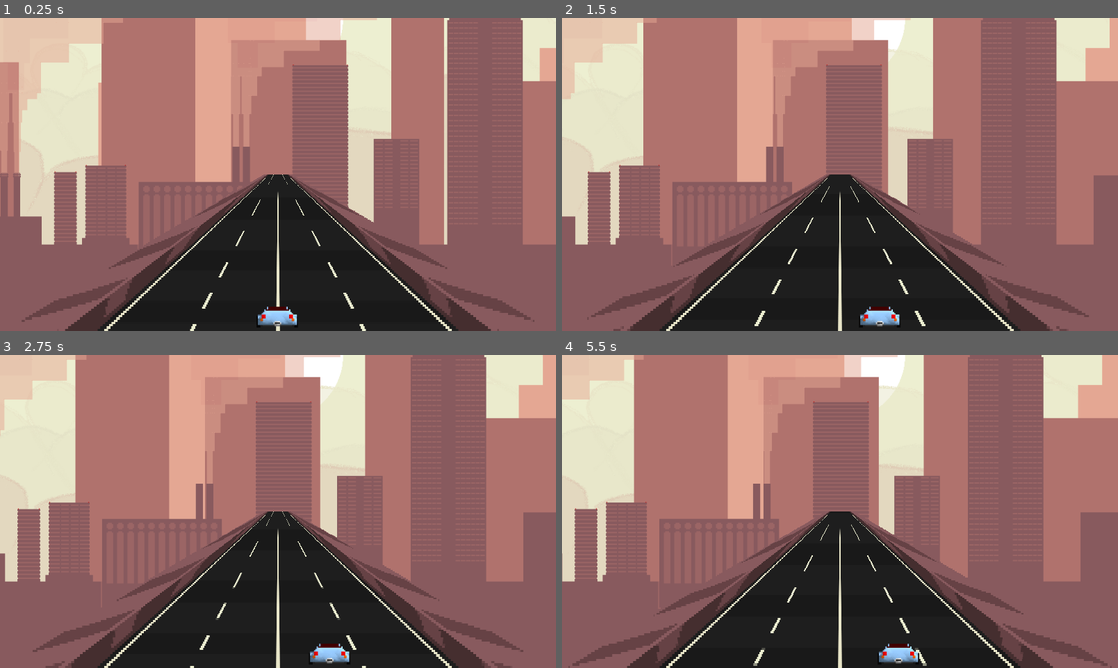
Above: before the commit, frames 1-4 (two rows, left to right).
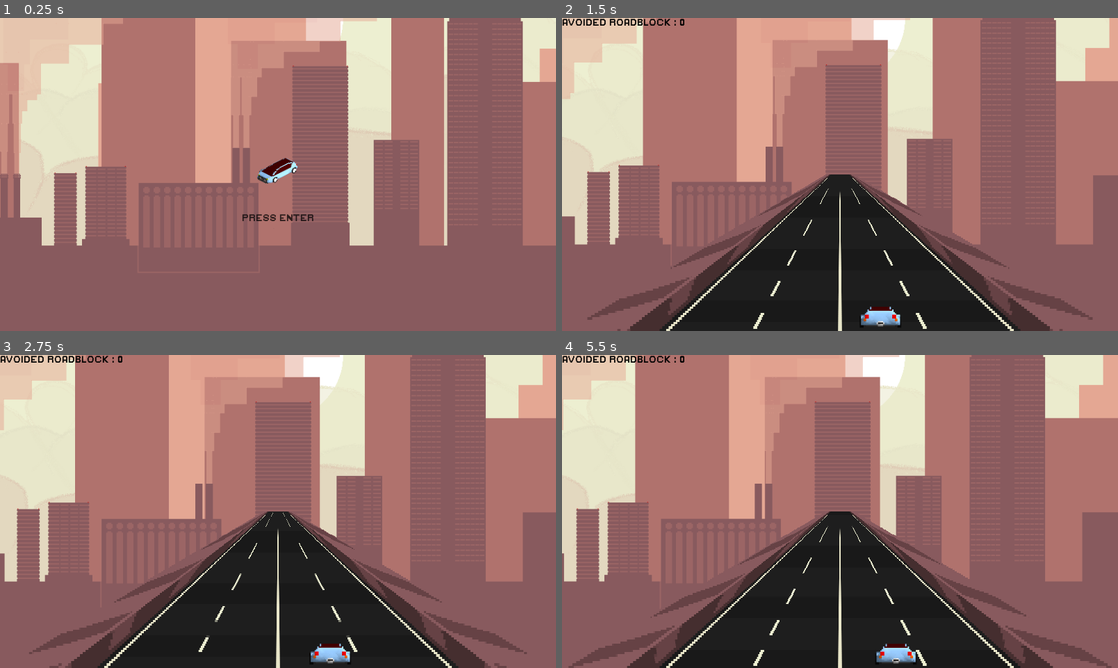
Above: after the commit, the same moments.

Repository: nealith/FreeCar
Game: Godot game, scene res://main.tscn
Same seed, same stepped clock (60 frames per second), same inputs: the game is played once before the commit and once after it.
Inputs:
- Up to frame 1 (0.25 s): no input
- Up to frame 2 (1.5 s): tap Enter (ui_accept) at 0.5, 1.35 s; hold Right (ui_right) 0.53-1.28 s; hold Enter (ui_accept) 0.53-1.28 s; hold Left (ui_left) from 1.28 s (still down)
- Up to frame 3 (2.75 s): tap Enter (ui_accept) at 1.52, 1.82 s; release Left (ui_left) at 2.03 s; hold Right (ui_right) from 2.03 s (still down); hold Enter (ui_accept) from 2.03 s (still down)
- Up to frame 4 (5.5 s): release Enter (ui_accept) at 2.78 s; tap Enter (ui_accept) at 2.85, 3.02, 3.32, 4.35, 4.52, 4.82 s; release Right (ui_right) at 3.53 s; hold Enter (ui_accept) 3.53-4.28 s; hold Left (ui_left) from 3.53 s (still down); hold Enter (ui_accept) from 5.03 s (still down)

The runs differ from the first frame. In frame 1, 23% of the frame differs, in the area x 0-100%, y 0-100%; in frame 2, 1.6%; in frame 3, 1.5%; in frame 4, 3.2%.

Commit message:
last thing for a first version

Diff:
--- /dev/null
+++ b/car/AnimatedSprite.gd
@@ -0,0 +1,13 @@
+extends AnimatedSprite
+
+# Declare member variables here. Examples:
+# var a = 2
+# var b = "text"
+
+# Called when the node enters the scene tree for the first time.
+func _ready():
+	play()
+
+# Called every frame. 'delta' is the elapsed time since the previous frame.
+#func _process(delta):
+#	pass
--- /dev/null
+++ b/car/assets/car_gif/slices.json
@@ -0,0 +1 @@
+{"slices":16,"frames":1,"width":78,"height":57}
--- /dev/null
+++ b/car/assets/car_gif/spritesheet.json
@@ -0,0 +1 @@
+{"width":78,"height":58,"frames":1,"angles":32,"rows":32,"cols":1}
--- /dev/null
+++ b/car/assets/car_gif/spritesheet_optimized.json
@@ -0,0 +1 @@
+{"width":78,"height":58,"frames":1,"angles":32,"rows":32,"cols":1,"regions":[2,2,34,39,36,2,43,39,79,2,51,40,130,2,58,40,188,2,64,39,252,2,68,36,320,2,70,34,390,2,69,30,2,42,66,28,68,42,69,32,137,42,70,35,207,42,68,38,275,42,64,41,339,42,58,43,397,42,51,45,448,42,43,45,2,87,34,43,36,87,43,45,79,87,51,45,130,87,58,43,188,87,64,41,252,87,68,38,320,87,70,35,390,87,69,32,2,132,66,28,68,132,69,30,137,132,70,34,207,132,68,36,275,132,64,39,339,132,58,40,397,132,51,40,448,132,43,39],"trims":[21,6,16,6,12,5,8,5,5,6,3,8,2,9,3,11,5,11,3,9,2,7,3,5,5,4,8,3,12,2,16,2,21,3,17,2,13,2,10,3,7,4,5,5,4,7,4,9,5,11,4,11,4,9,5,8,7,6,10,5,13,5,17,6]}
--- /dev/null
+++ b/car/car_introduction.gd
@@ -0,0 +1,20 @@
+extends Node2D
+
+# Declare member variables here. Examples:
+# var a = 2
+# var b = "text"
+
+func set_game_over(visible):
+	get_node("game_over").visible = visible
+
+# Called when the node enters the scene tree for the first time.
+func _ready():
+	get_node("press_enter/AnimationPlayer").play("Alpha")
+
+# Called every frame. 'delta' is the elapsed time since the previous frame.
+#func _process(delta):
+#	pass
+
+
+func _on_AnimationPlayer_animation_finished(anim_name):
+	get_node("press_enter/AnimationPlayer").play("Alpha")
--- /dev/null
+++ b/car/car_introduction.tscn
@@ -0,0 +1,116 @@
+[gd_scene load_steps=39 format=2]
+
+[ext_resource path="res://car/car_introduction.gd" type="Script" id=1]
+[ext_resource path="res://car/assets/car_gif/frame-00.png" type="Texture" id=2]
+[ext_resource path="res://car/assets/car_gif/frame-01.png" type="Texture" id=3]
+[ext_resource path="res://car/assets/car_gif/frame-02.png" type="Texture" id=4]
+[ext_resource path="res://car/assets/car_gif/frame-03.png" type="Texture" id=5]
+[ext_resource path="res://car/assets/car_gif/frame-04.png" type="Texture" id=6]
+[ext_resource path="res://car/assets/car_gif/frame-05.png" type="Texture" id=7]
+[ext_resource path="res://car/assets/car_gif/frame-06.png" type="Texture" id=8]
+[ext_resource path="res://car/assets/car_gif/frame-07.png" type="Texture" id=9]
+[ext_resource path="res://car/assets/car_gif/frame-08.png" type="Texture" id=10]
+[ext_resource path="res://car/assets/car_gif/frame-09.png" type="Texture" id=11]
+[ext_resource path="res://car/assets/car_gif/frame-10.png" type="Texture" id=12]
+[ext_resource path="res://car/assets/car_gif/frame-11.png" type="Texture" id=13]
+[ext_resource path="res://car/assets/car_gif/frame-12.png" type="Texture" id=14]
+[ext_resource path="res://car/assets/car_gif/frame-13.png" type="Texture" id=15]
+[ext_resource path="res://car/assets/car_gif/frame-14.png" type="Texture" id=16]
+[ext_resource path="res://car/assets/car_gif/frame-15.png" type="Texture" id=17]
+[ext_resource path="res://car/assets/car_gif/frame-16.png" type="Texture" id=18]
+[ext_resource path="res://car/assets/car_gif/frame-17.png" type="Texture" id=19]
+[ext_resource path="res://car/assets/car_gif/frame-18.png" type="Texture" id=20]
+[ext_resource path="res://car/assets/car_gif/frame-19.png" type="Texture" id=21]
+[ext_resource path="res://car/assets/car_gif/frame-20.png" type="Texture" id=22]
+[ext_resource path="res://car/assets/car_gif/frame-21.png" type="Texture" id=23]
+[ext_resource path="res://car/assets/car_gif/frame-22.png" type="Texture" id=24]
+[ext_resource path="res://car/assets/car_gif/frame-23.png" type="Texture" id=25]
+[ext_resource path="res://car/assets/car_gif/frame-24.png" type="Texture" id=26]
+[ext_resource path="res://car/assets/car_gif/frame-25.png" type="Texture" id=27]
+[ext_resource path="res://car/assets/car_gif/frame-26.png" type="Texture" id=28]
+[ext_resource path="res://car/assets/car_gif/frame-27.png" type="Texture" id=29]
+[ext_resource path="res://car/assets/car_gif/frame-28.png" type="Texture" id=30]
+[ext_resource path="res://car/assets/car_gif/frame-29.png" type="Texture" id=31]
+[ext_resource path="res://car/assets/car_gif/frame-30.png" type="Texture" id=32]
+[ext_resource path="res://car/assets/car_gif/frame-31.png" type="Texture" id=33]
+[ext_resource path="res://fonts/assets/GreenFlame.ttf" type="DynamicFontData" id=34]
+
+[sub_resource type="SpriteFrames" id=1]
+animations = [ {
+"frames": [ ExtResource( 2 ), ExtResource( 3 ), ExtResource( 4 ), ExtResource( 5 ), ExtResource( 6 ), ExtResource( 7 ), ExtResource( 8 ), ExtResource( 9 ), ExtResource( 10 ), ExtResource( 11 ), ExtResource( 12 ), ExtResource( 13 ), ExtResource( 14 ), ExtResource( 15 ), ExtResource( 16 ), ExtResource( 17 ), ExtResource( 18 ), ExtResource( 19 ), ExtResource( 20 ), ExtResource( 21 ), ExtResource( 22 ), ExtResource( 23 ), ExtResource( 24 ), ExtResource( 25 ), ExtResource( 26 ), ExtResource( 27 ), ExtResource( 28 ), ExtResource( 29 ), ExtResource( 30 ), ExtResource( 31 ), ExtResource( 32 ), ExtResource( 33 ) ],
+"loop": true,
+"name": "default",
+"speed": 8.0
+} ]
+
+[sub_resource type="DynamicFont" id=2]
+size = 32
+font_data = ExtResource( 34 )
+
+[sub_resource type="DynamicFont" id=3]
+font_data = ExtResource( 34 )
+
+[sub_resource type="Animation" id=4]
+resource_name = "Alpha"
+length = 1.5
+tracks/0/type = "value"
+tracks/0/path = NodePath(".:percent_visible")
+tracks/0/interp = 1
+tracks/0/loop_wrap = true
+tracks/0/imported = false
+tracks/0/enabled = false
+tracks/0/keys = {
+"times": PoolRealArray(  ),
+"transitions": PoolRealArray(  ),
+"update": 0,
+"values": [  ]
+}
+tracks/1/type = "value"
+tracks/1/path = NodePath(".:custom_colors/font_color")
+tracks/1/interp = 1
+tracks/1/loop_wrap = true
+tracks/1/imported = false
+tracks/1/enabled = true
+tracks/1/keys = {
+"times": PoolRealArray( 0, 0.5, 1, 1.5 ),
+"transitions": PoolRealArray( 1, 1, 1, 1 ),
+"update": 0,
+"values": [ Color( 0, 0, 0, 1 ), Color( 0, 0, 0, 0.501961 ), Color( 0, 0, 0, 0 ), Color( 0, 0, 0, 0.501961 ) ]
+}
+
+[node name="car_introduction" type="Node2D"]
+script = ExtResource( 1 )
+
+[node name="AnimatedSprite" type="AnimatedSprite" parent="."]
+position = Vector2( 427, 240 )
+frames = SubResource( 1 )
+frame = 19
+playing = true
+
+[node name="game_over" type="Label" parent="."]
+visible = false
+margin_top = 148.047
+margin_right = 855.397
+margin_bottom = 180.047
+size_flags_horizontal = 4
+custom_fonts/font = SubResource( 2 )
+custom_colors/font_color = Color( 0, 0, 0, 1 )
+text = "Game Over"
+align = 1
+valign = 1
+
+[node name="press_enter" type="Label" parent="."]
+margin_top = 300.0
+margin_right = 855.397
+margin_bottom = 180.047
+size_flags_horizontal = 4
+custom_fonts/font = SubResource( 3 )
+custom_colors/font_color = Color( 0, 0, 0, 0.501961 )
+text = "Press Enter"
+align = 1
+valign = 1
+percent_visible = -0.1
+
+[node name="AnimationPlayer" type="AnimationPlayer" parent="press_enter"]
+anims/Alpha = SubResource( 4 )
+[connection signal="animation_finished" from="press_enter/AnimationPlayer" to="." method="_on_AnimationPlayer_animation_finished"]
--- a/main.gd
+++ b/main.gd
@@ -1,23 +1,28 @@
 extends Node2D
 
 export (PackedScene) var Car
+export (PackedScene) var CarIntroduction
 export (PackedScene) var Road
 export (PackedScene) var RoadBlock
 export (PackedScene) var SpikesStrip
 
 var dy = 0
 var elapsed_dy_since_last_event = 0
-var p = 0.999999999999
+var p = 0.8
 
 var roadblocks = []
 var spikesstrips = []
 
 var road = null
 var car = null
+var car_intro = null
+var is_in_car_intro = false
+
+var avoided_roadblock_label = "Avoided Roadblock : "
+var avoided_roadblock_count = 0
 
 func game_over():
-	print("gameo_over")
-	deinit()
+	deinit_game()
 
 func random_int(min_value,max_value, inclusive_range = false):
 	if inclusive_range:
@@ -35,15 +40,32 @@
 func _spikesstrip():
 	pass
 
-func init():
+func init_car_introduction(is_game_over = false):
+	is_in_car_intro = true
+	car_intro = CarIntroduction.instance()
+	car_intro.set_game_over(is_game_over)
+	add_child(car_intro)
+
+func deinit_car_introduction():
+	is_in_car_intro = false
+	if car_intro != null:
+		remove_child(car_intro)
+		car_intro = null
+
+func init_game():
+	avoided_roadblock_count = 0
+	deinit_car_introduction()
 	road = Road.instance()
 	add_child(road)
 	car = Car.instance()
 	add_child(car)
 	car.translate(Vector2(427,455))
 	car.connect("camera_movement",get_node("background"),"_on_car_camera_movement")
+	get_node("avoided roadblock").text = avoided_roadblock_label + String(avoided_roadblock_count)
+	get_node("avoided roadblock").visible = true
 
-func deinit():
+func deinit_game():
+	get_node("avoided roadblock").visible = false
 	remove_child(road)
 	car.disconnect("camera_movement",get_node("background"),"_on_car_camera_movement")
 	remove_child(car)
@@ -53,42 +75,49 @@
 		remove_child(roadblocks[0]["instance"])
 		roadblocks.remove(0)
 
+	init_car_introduction(true)
+
 # Called when the node enters the scene tree for the first time.
 func _ready():
-	init()
+	init_car_introduction()
 
 # Called every frame. 'delta' is the elapsed time since the previous frame.
 func _process(delta):
-	dy += delta*1000
-	elapsed_dy_since_last_event += delta/100.0
 
-	randomize()
-	if randf() + elapsed_dy_since_last_event > p :
-		elapsed_dy_since_last_event = 0
-		_roadblock()
+	if is_in_car_intro == true and Input.is_action_pressed("ui_accept"):
+		init_game()
+	else:
+		elapsed_dy_since_last_event += delta/100.0
 
-	var z_base = roadblocks.size()
-	var to_remove = []
-	var i = 0
-	for roadblock in roadblocks:
-		roadblock["distance"] -= delta*50
+		randomize()
+		if randf() + elapsed_dy_since_last_event > p :
+			elapsed_dy_since_last_event = 0
+			_roadblock()
 
-		if(roadblock["distance"] < 240):
-			if (roadblock["distance"] < 0):
-				to_remove.append(i)
-			else:
-				var c_percent = 0.95 * (roadblock["distance"]/240.0)
-				var road_width = 854* (1.0-c_percent)
-				var road_offset = (854 - road_width)/2
+		var z_base = roadblocks.size()
+		var to_remove = []
+		var i = 0
+		for roadblock in roadblocks:
+			roadblock["distance"] -= delta*50
 
-				roadblock["instance"].position = Vector2(road_offset,480-roadblock["distance"])
-				roadblock["instance"].set_scale(Vector2((1.0-c_percent),(1.0-c_percent)))
-				roadblock["instance"].z_index = z_base
-			z_base -= 1
+			if(roadblock["distance"] < 240):
+				roadblock["distance"] -= delta*50
+				if (roadblock["distance"] < 0):
+					to_remove.append(i)
+				else:
+					var c_percent = 0.95 * (roadblock["distance"]/240.0)
+					var road_width = 854* (1.0-c_percent)
+					var road_offset = (854 - road_width)/2
 
-		i+=1
+					roadblock["instance"].position = Vector2(road_offset,480-roadblock["distance"])
+					roadblock["instance"].set_scale(Vector2((1.0-c_percent),(1.0-c_percent)))
+					roadblock["instance"].z_index = z_base
+				z_base -= 1
 
-	for tr in to_remove:
-		print("remove roablock")
-		remove_child(roadblocks[tr]["instance"])
-		roadblocks.remove(tr)
+			i+=1
+
+		for tr in to_remove:
+			avoided_roadblock_count += 1
+			get_node("avoided roadblock").text = avoided_roadblock_label + String(avoided_roadblock_count)
+			remove_child(roadblocks[tr]["instance"])
+			roadblocks.remove(tr)
--- a/main.tscn
+++ b/main.tscn
@@ -1,22 +1,36 @@
-[gd_scene load_steps=7 format=2]
+[gd_scene load_steps=10 format=2]
 
 [ext_resource path="res://main.gd" type="Script" id=1]
 [ext_resource path="res://car/car.tscn" type="PackedScene" id=2]
-[ext_resource path="res://road/road.tscn" type="PackedScene" id=3]
-[ext_resource path="res://police_car/roadblock.tscn" type="PackedScene" id=4]
-[ext_resource path="res://sound/assets/road_music.ogg" type="AudioStream" id=5]
-[ext_resource path="res://background/background.tscn" type="PackedScene" id=6]
+[ext_resource path="res://car/car_introduction.tscn" type="PackedScene" id=3]
+[ext_resource path="res://road/road.tscn" type="PackedScene" id=4]
+[ext_resource path="res://police_car/roadblock.tscn" type="PackedScene" id=5]
+[ext_resource path="res://sound/assets/road_music.ogg" type="AudioStream" id=6]
+[ext_resource path="res://background/background.tscn" type="PackedScene" id=7]
+[ext_resource path="res://fonts/assets/GreenFlame.ttf" type="DynamicFontData" id=8]
+
+[sub_resource type="DynamicFont" id=1]
+font_data = ExtResource( 8 )
 
 [node name="main" type="Node2D"]
 script = ExtResource( 1 )
 Car = ExtResource( 2 )
-Road = ExtResource( 3 )
-RoadBlock = ExtResource( 4 )
+CarIntroduction = ExtResource( 3 )
+Road = ExtResource( 4 )
+RoadBlock = ExtResource( 5 )
 
 [node name="AudioStreamPlayer" type="AudioStreamPlayer" parent="."]
-stream = ExtResource( 5 )
+stream = ExtResource( 6 )
 autoplay = true
 
-[node name="background" parent="." instance=ExtResource( 6 )]
+[node name="background" parent="." instance=ExtResource( 7 )]
 editor/display_folded = true
 position = Vector2( -3.25803, 17.1046 )
+
+[node name="avoided roadblock" type="Label" parent="."]
+visible = false
+margin_right = 157.0
+margin_bottom = 65.0
+custom_fonts/font = SubResource( 1 )
+custom_colors/font_color = Color( 0, 0, 0, 1 )
+text = "Avoided roadblock : 0"
--- /dev/null
+++ b/mono_crash.0.0.json
@@ -0,0 +1,226 @@
+{
+  "protocol_version" : "0.0.3",
+  "configuration" : {
+    "version" : "(5.18.1.3) (tarball)",
+    "tlc" : "__thread",
+    "sigsgev" : "altstack",
+    "notifications" : "epoll",
+    "architecture" : "amd64",
+    "disabled_features" : "none",
+    "smallconfig" : "disabled",
+    "bigarrays" : "disabled",
+    "softdebug" : "enabled",
+    "interpreter" : "enabled",
+    "llvm_support" : "disabled",
+    "suspend" : "preemptive"
+  },
+  "memory" : {
+    "minor_gc_time" : "0",
+    "major_gc_time" : "0",
+    "minor_gc_count" : "0",
+    "major_gc_count" : "0",
+    "major_gc_time_concurrent" : "0"
+ },
+  "threads" : [
+ {
+    "is_managed" : false,
+    "offset_free_hash" : "0x0",
+    "offset_rich_hash" : "0x0",
+    "crashed" : true,
+    "native_thread_id" : "0x7f84315fb840",
+    "thread_info_addr" : "0x5ee34f0",
+    "thread_name" : "Godot_v3.1.1-st",
+    "ctx" : {
+      "IP" : "0x28cf7bf",
+      "SP" : "0x7ffe60154260",
+      "BP" : "0x100000000"
+  },
+    "unmanaged_frames" : [
+  {
+      "native_address" : "unregistered"
+   }
+,
+  {
+      "native_address" : "unregistered"
+   }
+,
+  {
+      "native_address" : "unregistered"
+   }
+,
+  {
+      "native_address" : "unregistered"
+   }
+,
+  {
+      "native_address" : "unregistered"
+   }
+,
+  {
+      "native_address" : "unregistered"
+   }
+,
+  {
+      "native_address" : "unregistered"
+   }
+,
+  {
+      "native_address" : "unregistered"
+   }
+,
+  {
+      "native_address" : "unregistered"
+   }
+,
+  {
+      "native_address" : "unregistered"
+   }
+,
+  {
+      "native_address" : "unregistered"
+   }
+,
+  {
+      "native_address" : "unregistered"
+   }
+,
+  {
+      "native_address" : "unregistered"
+   }
+,
+  {
+      "native_address" : "unregistered"
+   }
+,
+  {
+      "native_address" : "unregistered"
+   }
+,
+  {
+      "native_address" : "unregistered"
+   }
+
+  ]
+ },
+ {
+    "is_managed" : false,
+    "offset_free_hash" : "0x0",
+    "offset_rich_hash" : "0x0",
+    "crashed" : false,
+    "native_thread_id" : "0x7f8405ba5700",
+    "thread_info_addr" : "0x7f83e0000b20",
+    "thread_name" : "Debugger agent",
+    "ctx" : {
+      "IP" : "0x7f843335db9f",
+      "SP" : "0x7f8405ba4980",
+      "BP" : "0x28"
+  },
+    "unmanaged_frames" : [
+  {
+      "native_address" : "unregistered"
+   }
+,
+  {
+      "native_address" : "unregistered"
+   }
+,
+  {
+      "native_address" : "unregistered"
+   }
+,
+  {
+      "native_address" : "unregistered"
+   }
+,
+  {
+      "native_address" : "unregistered"
+   }
+,
+  {
+      "native_address" : "unregistered"
+   }
+,
+  {
+      "native_address" : "unregistered"
+   }
+,
+  {
+      "native_address" : "unregistered"
+   }
+,
+  {
+      "native_address" : "unregistered"
+   }
+,
+  {
+      "native_address" : "unregistered"
+   }
+,
+  {
+      "native_address" : "unregistered"
+   }
+
+  ]
+ },
+ {
+    "is_managed" : false,
+    "offset_free_hash" : "0x0",
+    "offset_rich_hash" : "0x0",
+    "crashed" : false,
+    "native_thread_id" : "0x7f8405da6700",
+    "thread_info_addr" : "0x7f83e8000b20",
+    "thread_name" : "Finalizer",
+    "ctx" : {
+      "IP" : "0x7f843335cd16",
+      "SP" : "0x7f8405da5be0",
+      "BP" : "0x458a840"
+  },
+    "unmanaged_frames" : [
+  {
+      "native_address" : "unregistered"
+   }
+,
+  {
+      "native_address" : "unregistered"
+   }
+,
+  {
+      "native_address" : "unregistered"
+   }
+,
+  {
+      "native_address" : "unregistered"
+   }
+,
+  {
+      "native_address" : "unregistered"
+   }
+,
+  {
+      "native_address" : "unregistered"
+   }
+,
+  {
+      "native_address" : "unregistered"
+   }
+,
+  {
+      "native_address" : "unregistered"
+   }
+,
+  {
+      "native_address" : "unregistered"
+   }
+,
+  {
+      "native_address" : "unregistered"
+   }
+,
+  {
+      "native_address" : "unregistered"
+   }
+
+  ]
+ }
+ ]
+}
Binary file added: car/assets/car_gif/frame-00.png
Not shown, added: car/assets/car_gif/frame-00.png.import
Binary file added: car/assets/car_gif/frame-01.png
Not shown, added: car/assets/car_gif/frame-01.png.import
Binary file added: car/assets/car_gif/frame-02.png
Not shown, added: car/assets/car_gif/frame-02.png.import
Binary file added: car/assets/car_gif/frame-03.png
Not shown, added: car/assets/car_gif/frame-03.png.import
Binary file added: car/assets/car_gif/frame-04.png
Not shown, added: car/assets/car_gif/frame-04.png.import
Binary file added: car/assets/car_gif/frame-05.png
Not shown, added: car/assets/car_gif/frame-05.png.import
(and 63 more such lines)
